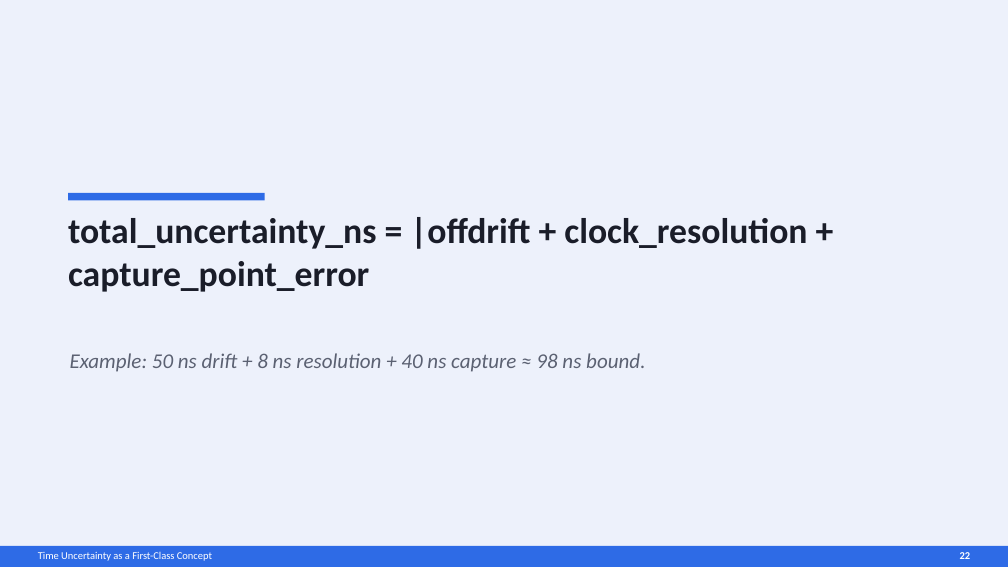
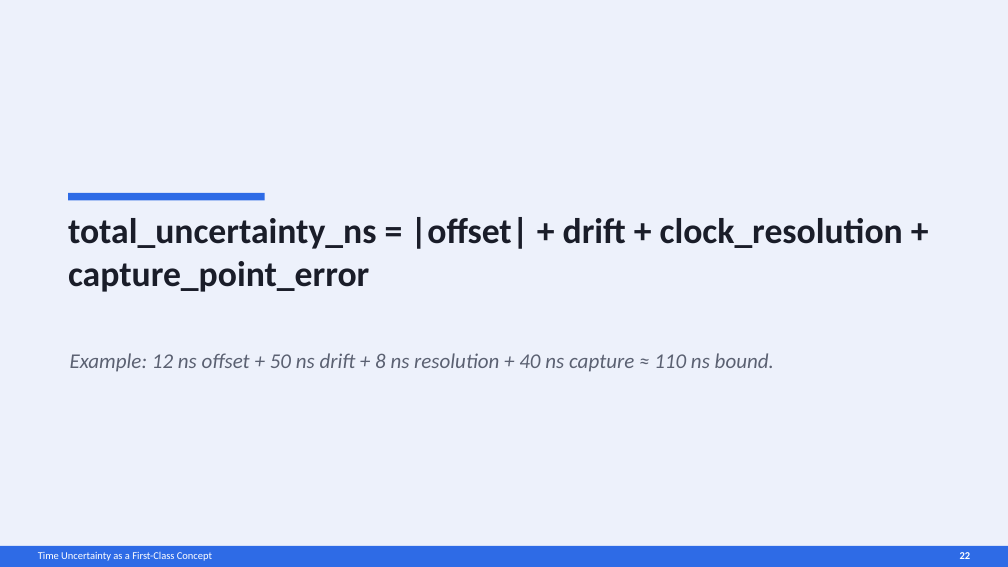
Before and after one commit to MaciekMachni/netdev-0x1a-talk, a slide deck: slide 22 of time-uncertainty-error-bar.pptx. Drawn at 1008x567 pixels with LibreOffice and Linux fonts; fonts in the diff are those of the drawing. Boxes give left, top, right and bottom in pixels: in the first picture for what was removed or moved away, otherwise in the second. Text is boxed around its words. In the diff, an @@ line names an element or a change of style, - is before the commit and + after.

Commit message:
review slides 1-30

```diff
--- a/time-uncertainty-error-bar.pptx
+++ b/time-uncertainty-error-bar.pptx
@@ text at bbox=[68, 217, 903, 292]: text changed @@
-total_uncertainty_ns = |offdrift + clock_resolution + capture_point_error
+total_uncertainty_ns = |offset| + drift + clock_resolution + capture_point_error
@@ text at bbox=[70, 353, 774, 372]: text changed @@
-Example: 50 ns drift + 8 ns resolution + 40 ns capture ≈ 98 ns bound.
+Example: 12 ns offset + 50 ns drift + 8 ns resolution + 40 ns capture ≈ 110 ns bound.
```
Also in this commit, not shown: 2 other slides changed, 2 other files.
